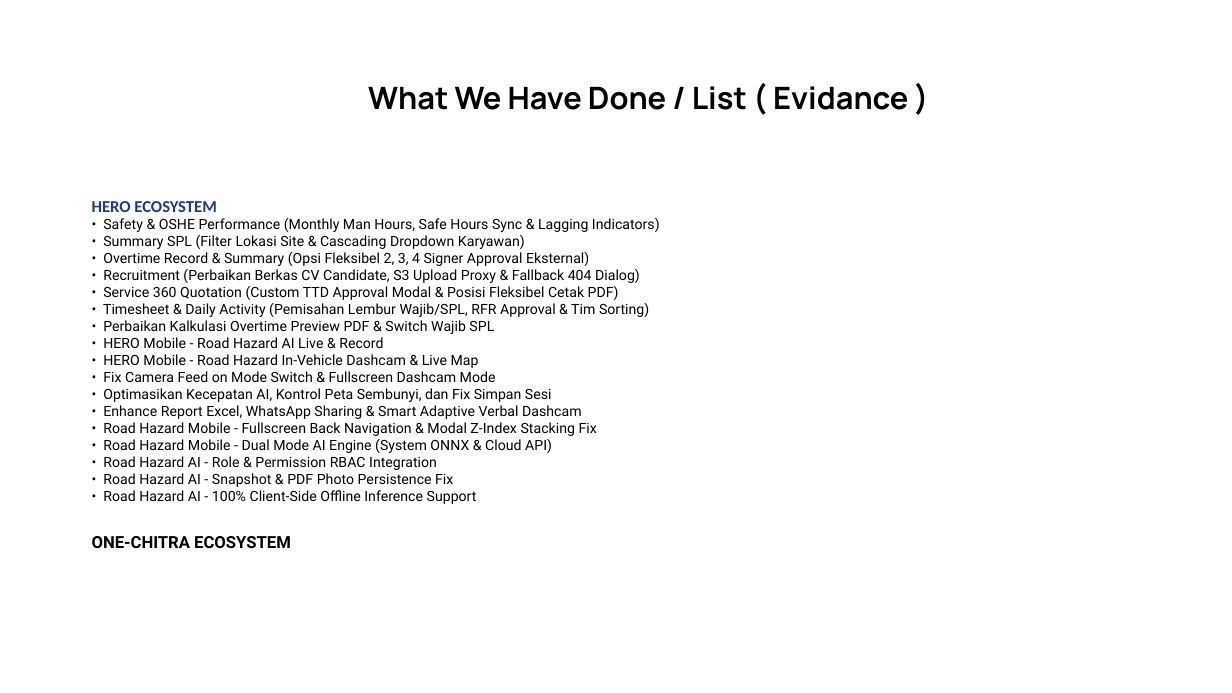
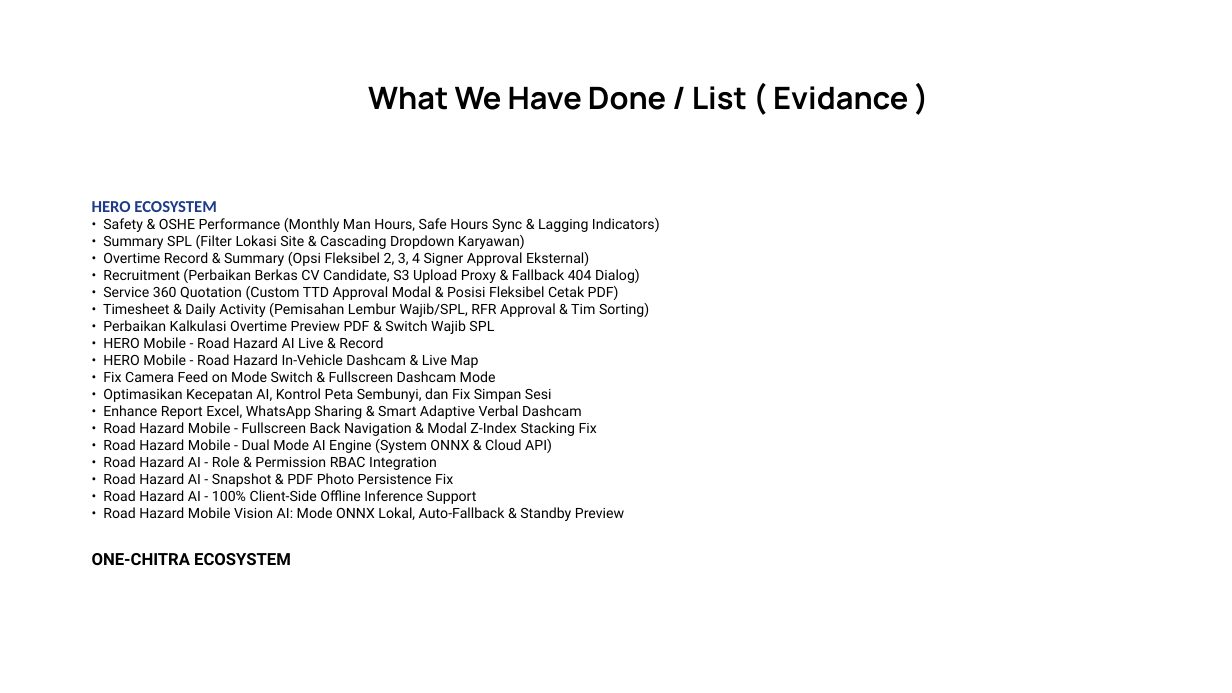
Before and after one commit to Annaskhadafi/hero, a slide deck: slide 4 of Monthly/MONTHLY NOVEMBER 2026 SDS.pptx. Drawn at 1232x693 pixels with LibreOffice and Linux fonts; fonts in the diff are those of the drawing; background and template pictures are left out. Boxes give left, top, right and bottom in pixels: in the first picture for what was removed or moved away, otherwise in the second. Text is boxed around its words. In the diff, an @@ line names an element or a change of style, - is before the commit and + after.

Commit message:
fix(road-hazard): robust multi-mode AI engine with default local ONNX, live standby auto-scan, smart fallback, and persistent snapshot capture

```diff
--- a/Monthly/MONTHLY NOVEMBER 2026 SDS.pptx
+++ b/Monthly/MONTHLY NOVEMBER 2026 SDS.pptx
@@ text at (103, 507, 624, 521): paragraph added @@
+• Road Hazard Mobile Vision AI: Mode ONNX Lokal, Auto-Fallback & Standby Preview
```
Also in this commit, not shown: 1 slide added, 43 other files.
